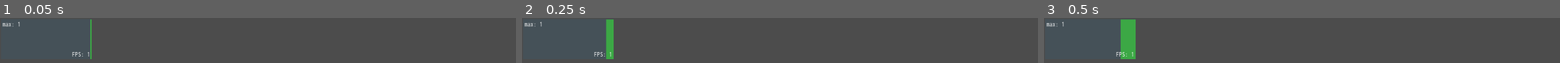
Above: before the commit, frames 1-3 (left to right).
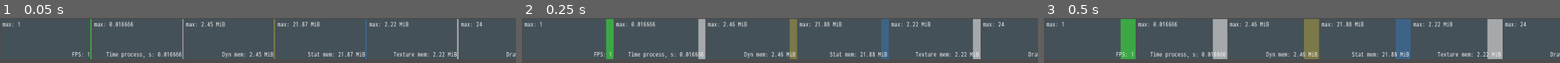
Above: after the commit, the same moments.

Repository: aleksandrbazhin/GdPerfMonitor
Game: Godot game, scene res://PerfMonitor/PerfMonitor.tscn
Two runs of this game, one before a commit and one after it. Both use one fixed random seed, a clock stepped at 60 frames per second and the inputs below.
Inputs:
- Up to frame 1 (0.05 s): no input
- Up to frame 2 (0.25 s): no input
- Up to frame 3 (0.5 s): no input

The runs differ from the first frame. In frame 1, 5.8% of the frame differs, in the area x 17-100%, y 1-92%; in frame 2, 9.7%; in frame 3, 15%, in the area x 14-100%, y 1-92%.

Commit message:
optimized drawing and removed most customization

Diff:
--- a/PerfMonitor/MonitorPlotPanel.gd
+++ b/PerfMonitor/MonitorPlotPanel.gd
@@ -2,55 +2,49 @@
 
 class_name MonitorPlotPanel
 
-const DEFAULT_SIZE: Vector2 = Vector2(180, 120)
-const DEFAULT_LEN: int = 180
+const SIZE: Vector2 = Vector2(180, 80)
 const DEFAULT_COLOR: Color = Color(0.2, 1, 0.2, 0.5)
 const BG_COLOR: Color = Color(0.27, 0.32, 0.35, 0.91)
 
-var plot_len: int = DEFAULT_LEN
-var plot_pointer: int = 0
 var plot_last_data: float = 0
 var plot_color: Color = DEFAULT_COLOR
 var is_mem_size: bool = false
 
-var data_label: String = "FPS"
-var graph_size: Vector2 = DEFAULT_SIZE
+var data_label: String = ""
 var perf_data_max: float = 0.0
-var data_scale: float = 2.0
-var range_scale: float = 1.0
+var data_scale: float = 1.0
 
-var plot_offset: int = 0
 var plot_image: Image
 var plot_image_texture: ImageTexture
 var plot_image_blit_rect: Rect2 = Rect2(Vector2.ZERO, Vector2.ZERO)
+var plot_bar_image: Image
+var plot_bar_bg_image: Image
+var plot_bar_rect: Rect2
 
 onready var label_node: Label = $Label
 
 
-func init_plot(label: String, data_max: float, plot_length_frames: int = DEFAULT_LEN,
-		color: Color = DEFAULT_COLOR, size: Vector2 = DEFAULT_SIZE,
-		_is_data_int: bool = true, is_humanise_needed: bool = false):
-	plot_len = plot_length_frames
+func init_plot(label: String, data_max: float, color: Color = DEFAULT_COLOR,
+		is_humanise_needed: bool = false):
+	rect_min_size = SIZE
 	data_label = label
-	graph_size = size
-	rect_min_size = graph_size
-	resize_height()
 	plot_color = color
 	is_mem_size = is_humanise_needed
 	reset_max_data(data_max)
 
 	plot_image = Image.new()
-	plot_image.create(int(rect_min_size.x), int(rect_min_size.y), false, Image.FORMAT_RGBA8)
+	plot_image.create(int(SIZE.x), int(SIZE.y), false, Image.FORMAT_RGBA8)
 	plot_image_texture = ImageTexture.new()
 	plot_image_texture.create_from_image(plot_image)
-	plot_image_blit_rect.size = Vector2(rect_min_size.x - 1.0, rect_min_size.y)
+	plot_image_blit_rect.size = Vector2(SIZE.x - 1.0, SIZE.y)
 	plot_image_blit_rect.position = Vector2(1.0, 0.0)
-
-
-
-func resize_height():
-	if rect_min_size.y < rect_size.y:
-		plot_offset = int((rect_size.y - rect_min_size.y) / 2.0)
+	plot_bar_image = Image.new()
+	plot_bar_image.create(1, int(SIZE.y), false, Image.FORMAT_RGBA8)
+	plot_bar_image.fill(plot_color)
+	plot_bar_bg_image = Image.new()
+	plot_bar_bg_image.create(1, int(SIZE.y), false, Image.FORMAT_RGBA8)
+	plot_bar_bg_image.fill(BG_COLOR)
+	plot_bar_rect = Rect2(Vector2.ZERO, Vector2(1, SIZE.y))
 
 
 func get_data_str(data) -> String:
@@ -59,13 +53,8 @@
 
 func reset_max_data(data_max: float):
 	perf_data_max = data_max
-	update_scale()
+	data_scale = SIZE.y / float(perf_data_max)
 	$LabelMax.text = "max: " + get_data_str(perf_data_max)
-
-
-func update_scale():
-	data_scale = graph_size.y / float(perf_data_max)
-	range_scale = graph_size.x / float(plot_len)
 
 
 func get_data():
@@ -73,27 +62,19 @@
 
 
 func _process(_delta):
-	resize_height()
 	plot_last_data = get_data()
 	if plot_last_data > perf_data_max:
 		reset_max_data(plot_last_data)
 	label_node.text = "%s: " % data_label + get_data_str(plot_last_data)
 	update()
-	if plot_pointer < plot_len-1:
-		plot_pointer += 1
-	else:
-		plot_pointer = 0
 
 
 func _draw():
-	plot_image.lock()
 	plot_image.blit_rect(plot_image, plot_image_blit_rect, Vector2.ZERO)
-	var line_start = graph_size.y + plot_offset - data_scale * plot_last_data
-	for i in range(graph_size.y):
-		if i > line_start:
-			plot_image.set_pixel(179, i, plot_color)
-		else:
-			plot_image.set_pixel(179, i, BG_COLOR)
-	plot_image.unlock()
+	plot_image.blit_rect(plot_bar_bg_image, plot_bar_rect, Vector2(SIZE.x - 1, 0))
+	var line_height: float = ceil(data_scale * plot_last_data)
+	plot_image.blit_rect(plot_bar_image,
+		Rect2(Vector2.ZERO, Vector2(1, line_height)),
+		Vector2(SIZE.x - 1, SIZE.y - line_height))
 	plot_image_texture.set_data(plot_image)
 	draw_texture(plot_image_texture, Vector2.ZERO)
--- a/PerfMonitor/MonitorPlotPanelFuncref.gd
+++ b/PerfMonitor/MonitorPlotPanelFuncref.gd
@@ -1,7 +1,4 @@
 extends MonitorPlotPanel
-
-
-class_name MonitorPlotPanelFuncref
 
 
 var is_funcref_monitor: bool = false
@@ -11,8 +8,7 @@
 
 func setup_plot(function_ref: FuncRef,
 		function_params: Array, label: String, data_max: float,
-		plot_length_frames: int, color: Color, size: Vector2,
-		is_data_int: bool = true, is_humanise_needed: bool = false):
+		color: Color, is_humanise_needed: bool = false):
 	is_funcref_monitor = true
 	if is_instance_valid(instance_from_id(function_ref.get_instance_id())):
 		var func_value = function_ref.call_funcv(function_params)
@@ -23,11 +19,11 @@
 			print("ERROR: funcref passed to performance monitor returns non-number parameter")
 	else:
 		print("ERROR: passed not a valid object to funcref to performance monitor")
-	.init_plot(label, data_max, plot_length_frames, color, size, is_data_int, is_humanise_needed)
+	.init_plot(label, data_max, color, is_humanise_needed)
 
 
 func get_data():
 	if custom_funcref != null and is_instance_valid(instance_from_id(custom_funcref.get_instance_id())):
-			return custom_funcref.call_funcv(custom_funcref_params)
+		return custom_funcref.call_funcv(custom_funcref_params)
 	else:
 		return 0.0
--- a/PerfMonitor/MonitorPlotPanelObjParam.gd
+++ b/PerfMonitor/MonitorPlotPanelObjParam.gd
@@ -1,7 +1,4 @@
 extends MonitorPlotPanel
-
-
-class_name MonitorPlotPanelObjParam
 
 
 var is_custom_monitor: bool = false
@@ -10,8 +7,7 @@
 
 
 func setup_plot(object: Object, param_name: String, label: String, data_max: float,
-		plot_length_frames: int, color: Color, size: Vector2,
-		is_data_int: bool = true, is_humanise_needed: bool = false):
+		color: Color, is_humanise_needed: bool = false):
 	is_custom_monitor = true
 	if is_instance_valid(object):
 		custom_object_ref = weakref(object)
@@ -22,7 +18,7 @@
 			print("ERROR: passed non-number parameter to perf monitor")
 	else:
 		print("ERROR: passed null object to perf monitor")
-	.init_plot(label, data_max, plot_length_frames, color, size, is_data_int, is_humanise_needed)
+	.init_plot(label, data_max, color, is_humanise_needed)
 
 
 func get_data():
--- a/PerfMonitor/MonitorPlotPanelPerf.gd
+++ b/PerfMonitor/MonitorPlotPanelPerf.gd
@@ -1,17 +1,13 @@
 extends MonitorPlotPanel
-
-
-class_name MonitorPlotPanelPerf
 
 
 var perf_monitor_key: int = Performance.TIME_FPS
 
 
 func setup_plot(monitor_key: int, label: String, data_max: float,
-		plot_length_frames: int, color: Color, size: Vector2,
-		is_data_int: bool = true, is_humanise_needed: bool = false):
+		color: Color, is_humanise_needed: bool = false):
 	perf_monitor_key = monitor_key
-	.init_plot(label, data_max, plot_length_frames, color, size, is_data_int, is_humanise_needed)
+	.init_plot(label, data_max, color, is_humanise_needed)
 
 
 func get_data():
--- a/PerfMonitor/PerfMonitor.gd
+++ b/PerfMonitor/PerfMonitor.gd
@@ -3,7 +3,6 @@
 
 const DEFAULT_DATA_LEN: int = 180 # in frames of _process
 const DEFAULT_PLOT_COLOR: Color = Color(0.2, 1, 0.2, 0.5)
-const DEFAULT_PLOT_SIZE: Vector2 = Vector2(180, 80)
 const DEFAULT_DATA_MAX: float = 1.0
 
 
@@ -14,53 +13,44 @@
 
 func _ready():
 	add_perf_monitor(Performance.TIME_FPS, "FPS")
-#	add_perf_monitor(Performance.TIME_PROCESS, "Time process, s",
-#		Color(0.9, 0.9, 0.9, 0.6), false, false, 0.0001)
-#	add_perf_monitor(Performance.MEMORY_DYNAMIC, "Dyn mem",
-#		Color(0.8, 0.7, 0.2, 0.4), true)
-#	add_perf_monitor(Performance.MEMORY_STATIC, "Stat mem",
-#		Color(0.2, 0.5, 0.8, 0.4), true, 360)
-#	var render_info_funcref: FuncRef = funcref(VisualServer, "get_render_info")
-#	add_funcref_monitor(render_info_funcref, [VisualServer.INFO_TEXTURE_MEM_USED],
-#		"Texture mem", Color(0.9, 0.9, 0.9, 0.6), true)
-#	add_funcref_monitor(render_info_funcref, [VisualServer.INFO_2D_DRAW_CALLS_IN_FRAME],
-#		"Draw calls", Color(0.2, 0.5, 0.8, 0.4))
+	add_perf_monitor(Performance.TIME_PROCESS, "Time process, s",
+		Color(0.9, 0.9, 0.9, 0.6), false, 0.0001)
+	add_perf_monitor(Performance.MEMORY_DYNAMIC, "Dyn mem",
+		Color(0.8, 0.7, 0.2, 0.4), true)
+	add_perf_monitor(Performance.MEMORY_STATIC, "Stat mem",
+		Color(0.2, 0.5, 0.8, 0.4), true)
+	var render_info_funcref: FuncRef = funcref(VisualServer, "get_render_info")
+	add_funcref_monitor(render_info_funcref, [VisualServer.INFO_TEXTURE_MEM_USED],
+		"Texture mem", Color(0.9, 0.9, 0.9, 0.6), true)
+	add_funcref_monitor(render_info_funcref, [VisualServer.INFO_2D_DRAW_CALLS_IN_FRAME],
+		"Draw calls", Color(0.2, 0.5, 0.8, 0.4))
 
 
 func add_perf_monitor(param_key: int,
 					label: String = "",
 					color: Color = DEFAULT_PLOT_COLOR,
 					humanise: bool = false,
-					is_data_int: bool = true,
-					max_value: float = DEFAULT_DATA_MAX,
-					data_len: int = DEFAULT_DATA_LEN,
-					size_px: Vector2 = DEFAULT_PLOT_SIZE):
-	var new_plot: MonitorPlotPanelPerf = plot_scene_perf.instance()
+					max_value: float = DEFAULT_DATA_MAX):
+	var new_plot: MonitorPlotPanel = plot_scene_perf.instance()
 	$Margin/HBox.add_child(new_plot)
-	new_plot.setup_plot(param_key, label, max_value, data_len, color, size_px, is_data_int, humanise)
+	new_plot.setup_plot(param_key, label, max_value, color, humanise)
 
 
 func add_custom_monitor(obj: Object, param_name: String,
 					label: String = "",
 					color: Color = DEFAULT_PLOT_COLOR,
 					humanise: bool = false,
-					is_data_int: bool = true,
-					max_value: float = DEFAULT_DATA_MAX,
-					data_len: int = DEFAULT_DATA_LEN,
-					size_px: Vector2 = DEFAULT_PLOT_SIZE):
-	var new_plot: MonitorPlotPanelObjParam = plot_scene_custom.instance()
+					max_value: float = DEFAULT_DATA_MAX):
+	var new_plot: MonitorPlotPanel = plot_scene_custom.instance()
 	$Margin/HBox.add_child(new_plot)
-	new_plot.setup_plot(obj, param_name, label, max_value, data_len, color, size_px, is_data_int, humanise)
+	new_plot.setup_plot(obj, param_name, label, max_value, color, humanise)
 
 
-func add_funcref_monitor(function_ref: FuncRef, function_params: Array = [],
+func add_funcref_monitor(func_ref: FuncRef, func_params: Array = [],
 					label: String = "",
 					color: Color = DEFAULT_PLOT_COLOR,
 					humanise: bool = false,
-					is_data_int: bool = true,
-					max_value: float = DEFAULT_DATA_MAX,
-					data_len: int = DEFAULT_DATA_LEN,
-					size_px: Vector2 = DEFAULT_PLOT_SIZE):
-	var new_plot: MonitorPlotPanelFuncref = plot_scene_funcref.instance()
+					max_value: float = DEFAULT_DATA_MAX):
+	var new_plot: MonitorPlotPanel = plot_scene_funcref.instance()
 	$Margin/HBox.add_child(new_plot)
-	new_plot.setup_plot(function_ref, function_params, label, max_value, data_len, color, size_px, is_data_int, humanise)
+	new_plot.setup_plot(func_ref, func_params, label, max_value, color, humanise)
--- a/project.godot
+++ b/project.godot
@@ -13,27 +13,9 @@
 "class": "MonitorPlotPanel",
 "language": "GDScript",
 "path": "res://PerfMonitor/MonitorPlotPanel.gd"
-}, {
-"base": "MonitorPlotPanel",
-"class": "MonitorPlotPanelFuncref",
-"language": "GDScript",
-"path": "res://PerfMonitor/MonitorPlotPanelFuncref.gd"
-}, {
-"base": "MonitorPlotPanel",
-"class": "MonitorPlotPanelObjParam",
-"language": "GDScript",
-"path": "res://PerfMonitor/MonitorPlotPanelObjParam.gd"
-}, {
-"base": "MonitorPlotPanel",
-"class": "MonitorPlotPanelPerf",
-"language": "GDScript",
-"path": "res://PerfMonitor/MonitorPlotPanelPerf.gd"
 } ]
 _global_script_class_icons={
-"MonitorPlotPanel": "",
-"MonitorPlotPanelFuncref": "",
-"MonitorPlotPanelObjParam": "",
-"MonitorPlotPanelPerf": ""
+"MonitorPlotPanel": ""
 }
 
 [application]
